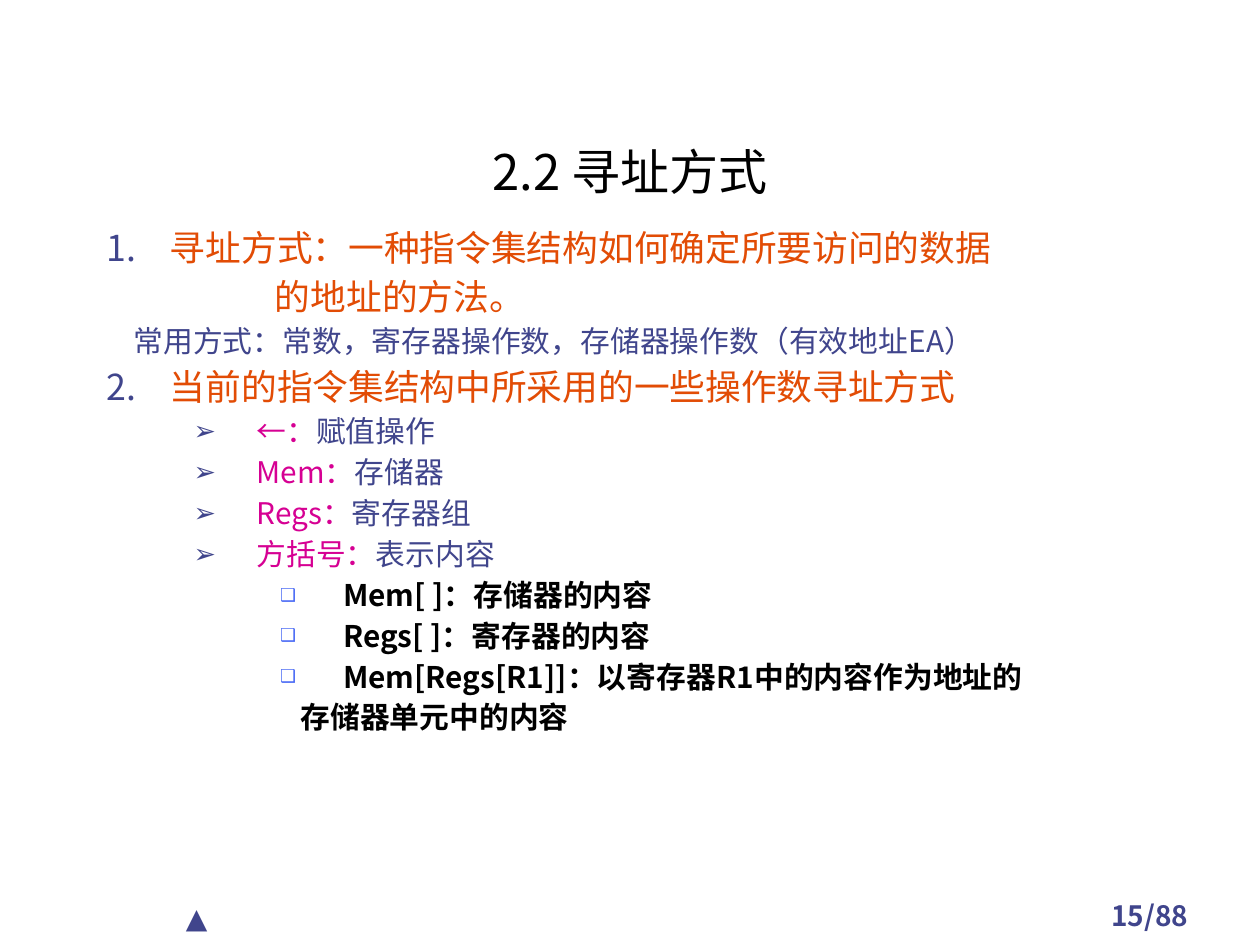
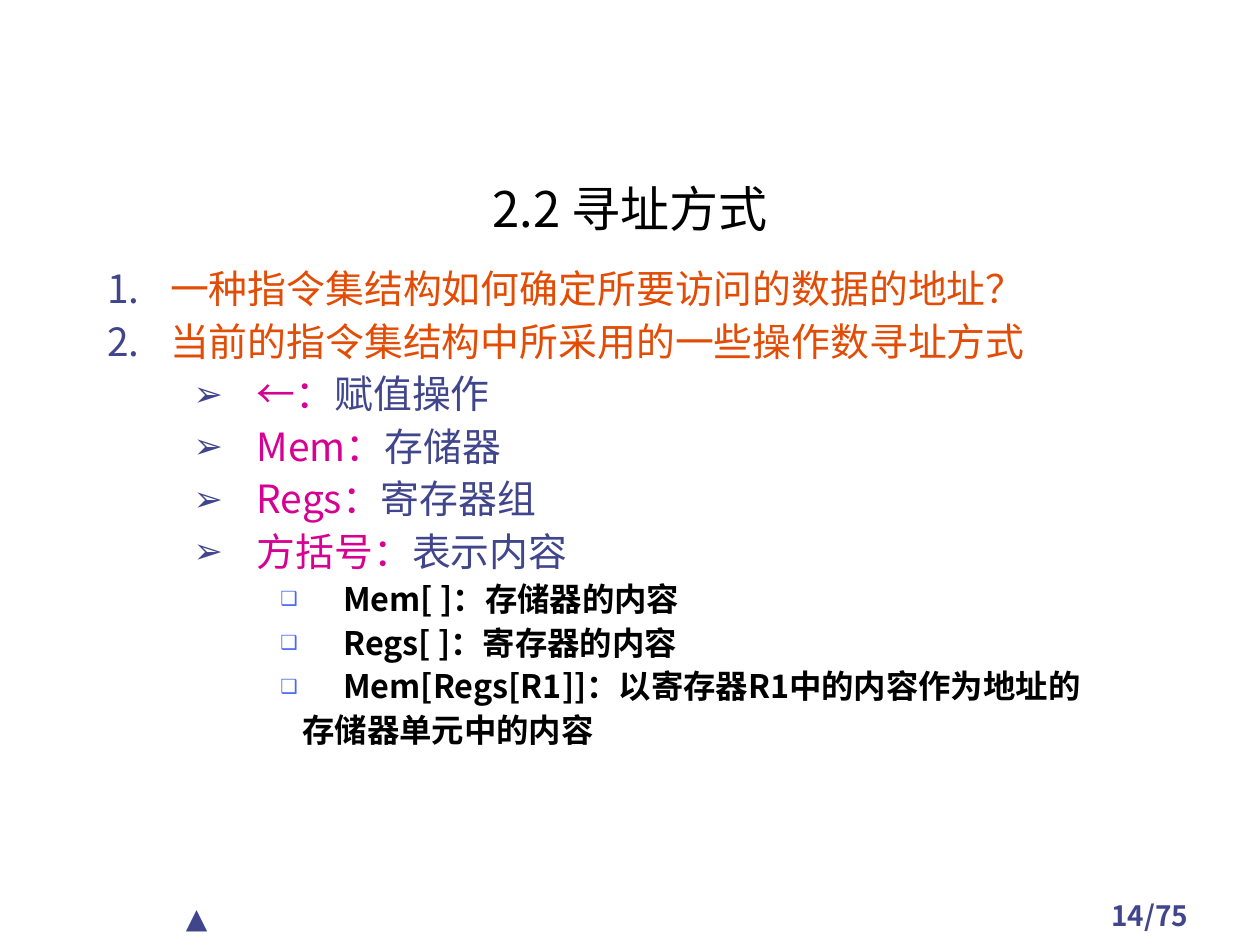
Before and after one commit to TangciuYueng/CA, a slide deck: slide 14 of 第2章 计算机指令集结构.ppt (slide 15 before the commit). Drawn at 1260x945 pixels with LibreOffice and Linux fonts; fonts in the diff are those of the drawing; background and template pictures are left out. Boxes give left, top, right and bottom in pixels: in the first picture for what was removed or moved away, otherwise in the second. Text is boxed around its words. In the diff, an @@ line names an element or a change of style, - is before the commit and + after.

```diff
--- a/第2章 计算机指令集结构.ppt
+++ b/第2章 计算机指令集结构.ppt
@@ text "2.2 寻址方式": place and size @@
-text "2.2 寻址方式" at bbox=[493, 148, 768, 194]
+text "2.2 寻址方式" at bbox=[493, 185, 768, 231]
@@ text "一种指令集结构如何确定所要访问的数据的地址？": place and size @@
-text "一种指令集结构如何确定所要访问的数据的地址？" at bbox=[134, 231, 1022, 731]
+text "一种指令集结构如何确定所要访问的数据的地址？" at bbox=[170, 270, 1080, 745]
@@ text at bbox=[170, 270, 1025, 306]: text changed; size 20.4 to 22.2 pt @@
-1. 寻址方式：一种指令集结构如何确定所要访问的数据
-的地址的方法。
-常用方式：常数，寄存器操作数，存储器操作数（有效地址EA）
+1. 一种指令集结构如何确定所要访问的数据的地址？
@@ text at bbox=[170, 323, 1080, 745]: size 20.4 to 22.2 pt in "当前的指令集结构中所采用的一些操作数寻址方式"; size 17 to 22.2 pt in "←：赋值操作", "Mem：存储器", "Regs：寄存器组", "方括号：表示内容"; size 17 to 18.5 pt in "Mem[ ]：存储器的内容", "Regs[ ]：寄存器的内容", "Mem[Regs[R1]]：以寄存器R1中的内容作为地址的", "存储器单元中的内容"; more space between paragraphs @@
@@ page number at bbox=[1111, 903, 1188, 931]: text changed @@
-15/88
+14/75
```
Also in this commit, not shown: 47 other slides changed, 1 slide added, 13 slides removed, 17 other files.
